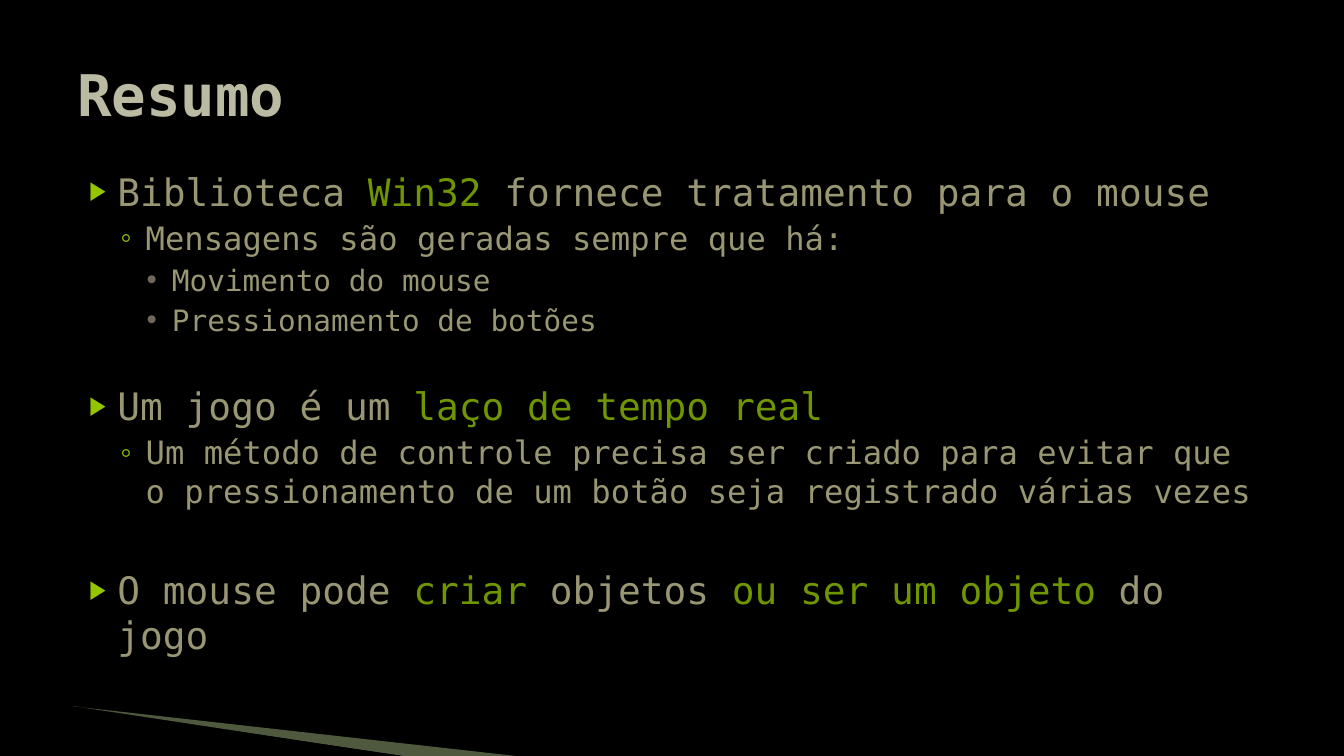
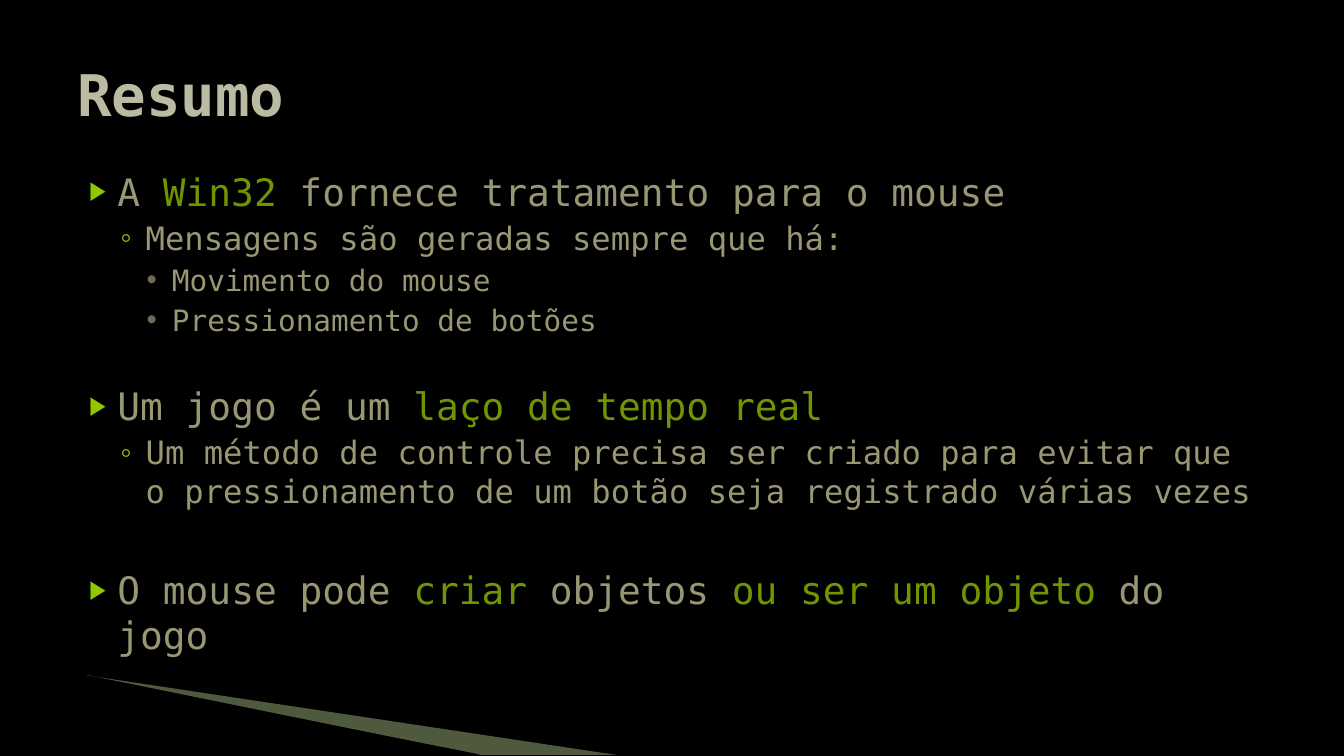
Before and after one commit to JudsonSS/Jogos, a slide deck: slide 9 of Slides/17. Interação com o Mouse.pptx. Drawn at 1344x756 pixels with LibreOffice and Linux fonts; fonts in the diff are those of the drawing; background and template pictures are left out. Boxes give left, top, right and bottom in pixels: in the first picture for what was removed or moved away, otherwise in the second. Text is boxed around its words. In the diff, an @@ line names an element or a change of style, - is before the commit and + after.

```diff
--- a/Slides/17. Interação com o Mouse.pptx
+++ b/Slides/17. Interação com o Mouse.pptx
@@ text at [117,177,1005,214]: text changed @@
-▶ Biblioteca Win32 fornece tratamento para o mouse
+▶ A Win32 fornece tratamento para o mouse
@@ freeform shape: place and size @@
-freeform shape at [72,708,408,756]
+freeform shape at [85,678,480,755]
@@ freeform shape: place and size @@
-freeform shape at [74,707,524,756]
+freeform shape at [88,676,617,755]
```
Also in this commit, not shown: 8 other slides changed.
